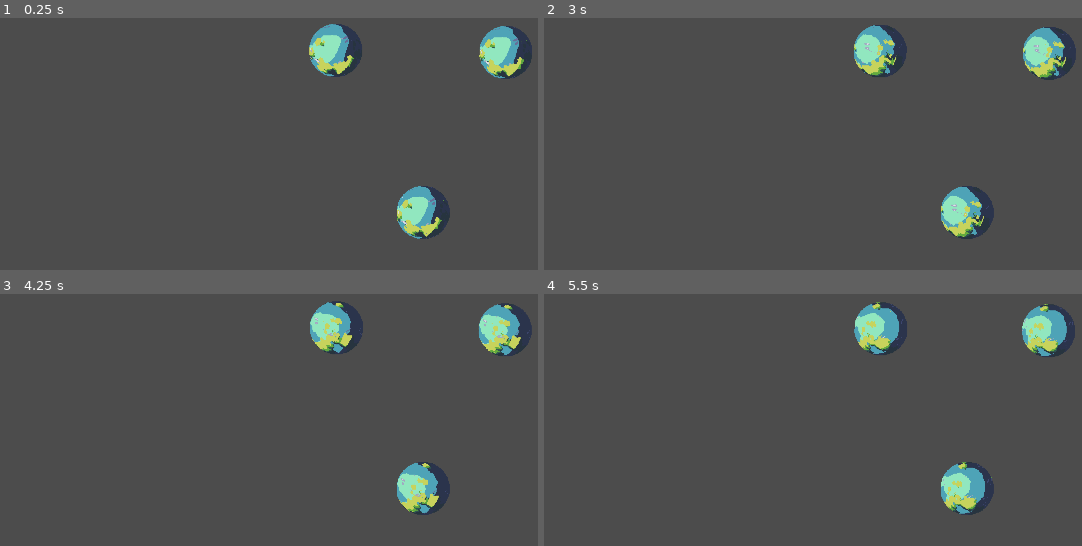
Above: before the commit, frames 1-4 (two rows, left to right).
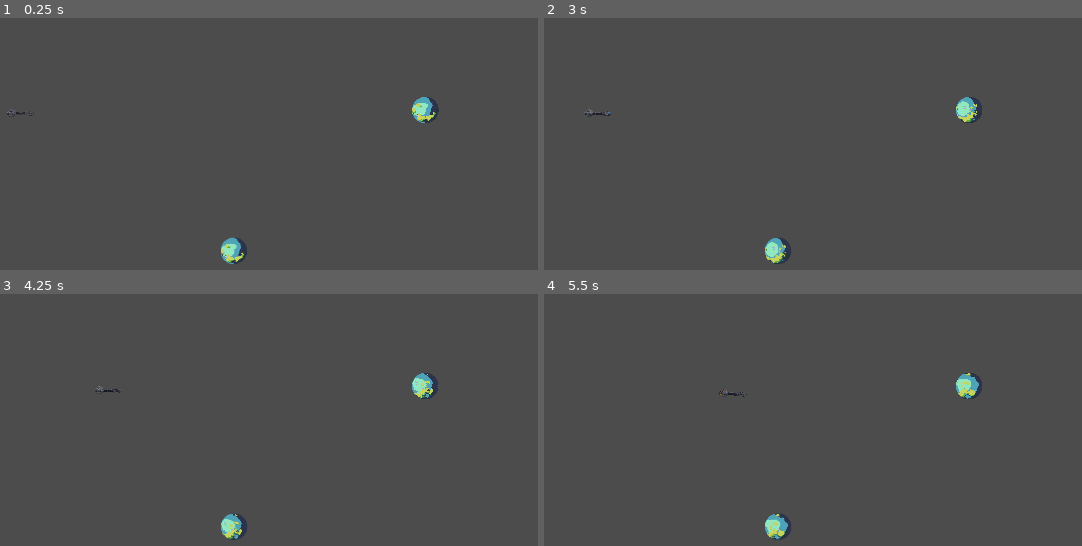
Above: after the commit, the same moments.

Repository: LucCornu1/ProtoGD
Game: Godot game, scene res://Scenes/Levels/DefaultLevel.tscn
Same seed, same stepped clock (60 frames per second), same inputs: the game is played once before the commit and once after it.
Inputs:
- Up to frame 1 (0.25 s): no input
- Up to frame 2 (3 s): tap Enter at 0.5 s; hold Space (player_forward, bound only after the commit) 0.53-1.28 s; hold Space (player_forward, bound only after the commit) from 2.03 s (still down)
- Up to frame 3 (4.25 s): release Space (player_forward, bound only after the commit) at 3.53 s
- Up to frame 4 (5.5 s): no input

The runs differ from the first frame. In frame 1, 5.7% of the frame differs, in the area x 1-99%, y 2-98%; in frame 2, 5.8%; in frame 3, 5.7%; in frame 4, 5.8%, in the area x 32-99%, y 3-98%.

Commit message:
[0.0.1] Added : Gravity and Player-ship

Diff:
--- a/Scenes/Actors/CelestialObjects/CelestialObject.gd
+++ b/Scenes/Actors/CelestialObjects/CelestialObject.gd
@@ -5,30 +5,23 @@
 func get_class() -> String: return "CelestialObject"
 
 # Export variables
+export(float, 0, 1000) var grav_scale = 1.0
 
 # Onready variables
 
 # Variables
-var _applied_force : Vector2 = Vector2(0.0, 0.0) setget set_applied_force, get_applied_force
 var attracting_bodies : Array = []
 
 
 #### ACCESSORS ####
-func set_applied_force(value : Vector2) -> void:
-	if value != _applied_force:
-		_applied_force = value
-		emit_signal("_applied_force_changed")
-
-func get_applied_force() -> Vector2:
-	return _applied_force
 
 
 #### BUILT-IN ####
 func _ready() -> void:
-	var __ = connect("_applied_force_changed", self, "_on_applied_force_changed")
+	pass
 
 func _physics_process(_delta : float) -> void:
-	_compute_forces(_delta)
+	_compute_gravity(_delta)
 #	_apply_movement()
 
 
@@ -36,14 +29,14 @@
 
 
 #### LOGIC ####
-# TO-DO : Fusionner l'ancienne version avec cette nouvelle version
-# Le niveau donne au personnage tous les objets attirant celui-ci
-func _compute_forces(_delta : float) -> void:
-	_applied_force = Vector2(0.0, 0.0)
+func _compute_gravity(_delta : float) -> void:
 	for body in attracting_bodies:
-		var force : float = body.grav_acc * ((body.mass * mass) / position.distance_squared_to(body.position))
+		var distance : float = position.distance_squared_to(body.position) #pow(distance, 0.88)
+		var force : float = Singleton.grav_const * ((body.mass * mass) / distance)
 		var direction : Vector2 = position.direction_to(body.position)
-		apply_central_impulse(force * direction * _delta * 100.0)
+		apply_central_impulse(force * direction * _delta * grav_scale)
+
+#	applied_force = applied_force.clamped(max_force_length)
 
 #func compute_gravity(object : CelestialObject) -> Vector2:
 #	return object.grav_acc * ((object.mass * mass) / position.distance_squared_to(object.position)) * position.direction_to(object.position)
@@ -52,5 +45,3 @@
 
 
 #### SIGNAL RESPONSES ####
-func _on_applied_force_changed() -> void:
-	pass
--- a/Scenes/Actors/CelestialObjects/CelestialObject.tscn
+++ b/Scenes/Actors/CelestialObjects/CelestialObject.tscn
@@ -3,7 +3,6 @@
 [ext_resource path="res://Scenes/Actors/CelestialObjects/CelestialObject.gd" type="Script" id=1]
 
 [node name="CelestialObject" type="RigidBody2D"]
-rotation = 0.00580548
 mass = 100.0
 script = ExtResource( 1 )
 
--- /dev/null
+++ b/Scenes/Actors/CelestialObjects/CharacterShip.gd
@@ -0,0 +1,79 @@
+extends CelestialObject
+class_name CharacterShip
+
+func is_class(value: String): return value == "CharacterShip" or .is_class(value)
+func get_class() -> String: return "CharacterShip"
+
+# Export variables
+export(float) var thruster_force = 1 setget set_thruster_force, get_thruster_force
+
+# Onready variables
+
+# Variables
+var _is_thrusting : int = 0
+
+
+#### ACCESSORS ####
+func set_thruster_force(new_value : float) -> void:
+	if new_value != thruster_force:
+		thruster_force = new_value
+		#emit_signal()
+
+func get_thruster_force() -> float:
+	return thruster_force
+
+
+#### BUILT-IN ####
+func _ready() -> void:
+	pass
+
+func _physics_process(_delta : float) -> void:
+	apply_movement(_delta)
+
+func _process(_delta : float) -> void:
+	turn_ship()
+
+
+#### VIRTUALS ####
+#func _compute_gravity(_delta : float) -> void:
+#	._compute_gravity(_delta)
+#
+#	print(self)
+#	for body in attracting_bodies:
+#		apply_torque_impulse(body.position.angle_to(position))
+
+#### LOGIC ####
+func apply_movement(_delta : float) -> void:
+	applied_force = applied_force.clamped(40.0)
+	applied_force = applied_force * transform.x
+
+func turn_ship() -> void:
+	rotation = linear_velocity.angle()
+
+
+#### INPUTS ####
+func _input(event : InputEvent) -> void:
+	if !event is InputEventKey:
+		return
+
+	var action_name : String = ""
+
+	if event.is_action_pressed("player_forward"):
+		action_name = "MoveForward_Pressed"
+
+	elif event.is_action_released("player_forward"):
+		action_name = "MoveForward_Released"
+
+	if action_name != "": action(action_name)
+
+func action(action_name : String) -> void:
+	match(action_name):
+		"MoveForward_Pressed":
+			add_central_force(transform.x * thruster_force)
+		"MoveForward_Released":
+			pass
+		_:
+			return
+
+
+#### SIGNAL RESPONSES ####
--- /dev/null
+++ b/Scenes/Actors/CelestialObjects/CharacterShip.tscn
@@ -0,0 +1,35 @@
+[gd_scene load_steps=7 format=2]
+
+[ext_resource path="res://Assets/Sprites/Ships/capital_ship_02.png" type="Texture" id=1]
+[ext_resource path="res://Scenes/Actors/CelestialObjects/CelestialObject.tscn" type="PackedScene" id=2]
+[ext_resource path="res://Scenes/Actors/CelestialObjects/CharacterShip.gd" type="Script" id=3]
+
+[sub_resource type="AtlasTexture" id=1]
+atlas = ExtResource( 1 )
+region = Rect2( 0, 0, 368, 112 )
+
+[sub_resource type="SpriteFrames" id=2]
+animations = [ {
+"frames": [ SubResource( 1 ) ],
+"loop": true,
+"name": "default",
+"speed": 5.0
+} ]
+
+[sub_resource type="CapsuleShape2D" id=3]
+radius = 8.88373
+height = 94.2073
+
+[node name="CharacterShip" instance=ExtResource( 2 )]
+mass = 1.0
+script = ExtResource( 3 )
+grav_scale = 1000.0
+thruster_force = 5.0
+
+[node name="AnimatedSprite" parent="." index="0"]
+scale = Vector2( 0.394951, 0.394951 )
+frames = SubResource( 2 )
+
+[node name="CollisionShape2D" parent="." index="1"]
+rotation = 1.5708
+shape = SubResource( 3 )
--- a/Scenes/Actors/CelestialObjects/Planets/BasePlanet.gd
+++ b/Scenes/Actors/CelestialObjects/Planets/BasePlanet.gd
@@ -5,7 +5,6 @@
 func get_class() -> String: return "BasePlanet"
 
 # Export variables
-export(float) var grav_acc = 9.81 setget set_grav_acc, get_grav_acc
 
 # Onready variables
 onready var gravity_well_node : Area2D = get_node("GravityWell")
@@ -14,20 +13,12 @@
 
 
 #### ACCESSORS ####
-func set_grav_acc(new_value : float) -> void:
-	if new_value != grav_acc:
-		grav_acc = new_value
-		#emit_signal()
-
-func get_grav_acc() -> float:
-	return grav_acc
 
 
 #### BUILT-IN ####
 func _ready() -> void:
-	._ready()
-
 	var __ = gravity_well_node.connect("body_entered", self, "_on_gravity_well_body_entered")
+	__ = gravity_well_node.connect("body_exited", self, "_on_gravity_well_body_exited")
 
 func _process(_delta : float) -> void:
 	pass
@@ -45,6 +36,10 @@
 #### SIGNAL RESPONSES ####
 func _on_gravity_well_body_entered(body : Node) -> void:
 	if is_instance_valid(body):
-		if body != self:
-			if body.is_class("CelestialObject"):
-				body.attracting_bodies.append(self)
+		if body != self and body.is_class("CelestialObject"):
+			body.attracting_bodies.append(self)
+
+func _on_gravity_well_body_exited(body : Node) -> void:
+	if is_instance_valid(body):
+		if body != self and body.is_class("CelestialObject"):
+			body.attracting_bodies.erase(self)
--- a/Scenes/Actors/CelestialObjects/Planets/BasePlanet.tscn
+++ b/Scenes/Actors/CelestialObjects/Planets/BasePlanet.tscn
@@ -2320,15 +2320,16 @@
 radius = 66.1211
 
 [sub_resource type="CircleShape2D" id=579]
-radius = 411.078
+radius = 1119.0
 
 [node name="BasePlanet" instance=ExtResource( 1 )]
 mass = 1.0
 script = ExtResource( 2 )
+grav_scale = 10.0
 
 [node name="AnimatedSprite" parent="." index="0"]
 frames = SubResource( 577 )
-frame = 471
+frame = 457
 
 [node name="CollisionShape2D" parent="." index="1"]
 shape = SubResource( 578 )
--- a/Scenes/Levels/DefaultLevel.tscn
+++ b/Scenes/Levels/DefaultLevel.tscn
@@ -1,25 +1,31 @@
-[gd_scene load_steps=3 format=2]
+[gd_scene load_steps=4 format=2]
 
 [ext_resource path="res://Scenes/Levels/DefaultLevel.gd" type="Script" id=1]
+[ext_resource path="res://Scenes/Actors/CelestialObjects/CharacterShip.tscn" type="PackedScene" id=2]
 [ext_resource path="res://Scenes/Actors/CelestialObjects/Planets/BasePlanet.tscn" type="PackedScene" id=3]
 
 [node name="DefaultLevel" type="Node2D"]
 script = ExtResource( 1 )
 
+[node name="CharacterShip" parent="." instance=ExtResource( 2 )]
+position = Vector2( -852, 470 )
+rotation = 0.011611
+mass = 0.1
+
 [node name="YSort" type="YSort" parent="."]
 sort_enabled = false
 
 [node name="BasePlanet" parent="YSort" instance=ExtResource( 3 )]
-position = Vector2( 1021, 744 )
-mass = 100.0
+position = Vector2( 173, 1133 )
+rotation = 0.00580548
+mass = 1000.0
 
 [node name="BasePlanet2" parent="YSort" instance=ExtResource( 3 )]
-position = Vector2( 811, 354 )
-
-[node name="BasePlanet3" parent="YSort" instance=ExtResource( 3 )]
-position = Vector2( 1220, 359 )
-rotation = 0.011611
+position = Vector2( 1093, 455 )
+rotation = 0.00580548
+mass = 3000.0
 
 [node name="Camera2D" type="Camera2D" parent="."]
 position = Vector2( 960, 540 )
 current = true
+zoom = Vector2( 2, 2 )
--- /dev/null
+++ b/Scripts&Ressources/Singleton.gd
@@ -0,0 +1,32 @@
+extends Node
+
+func is_class(value: String): return value == "Singleton" or .is_class(value)
+func get_class() -> String: return "Singleton"
+
+# Export variables
+
+# Onready variables
+
+# Variables
+var game_speed : Dictionary = {STOP = 0, SLOW = 0.5, NORMAL = 1, FAST = 2, FOCUS = 4}
+var curr_game_speed : float = game_speed.NORMAL
+
+const grav_const : float = 6.67
+
+#### ACCESSORS ####
+
+
+#### BUILT-IN ####
+
+
+
+#### VIRTUALS ####
+
+
+#### LOGIC ####
+
+
+#### INPUTS ####
+
+
+#### SIGNAL RESPONSES ####
--- a/project.godot
+++ b/project.godot
@@ -19,6 +19,11 @@
 "language": "GDScript",
 "path": "res://Scenes/Actors/CelestialObjects/CelestialObject.gd"
 }, {
+"base": "CelestialObject",
+"class": "CharacterShip",
+"language": "GDScript",
+"path": "res://Scenes/Actors/CelestialObjects/CharacterShip.gd"
+}, {
 "base": "Node2D",
 "class": "DefaultLevel",
 "language": "GDScript",
@@ -27,6 +32,7 @@
 _global_script_class_icons={
 "BasePlanet": "",
 "CelestialObject": "",
+"CharacterShip": "",
 "DefaultLevel": ""
 }
 
@@ -36,11 +42,25 @@
 run/main_scene="res://Scenes/Levels/DefaultLevel.tscn"
 config/icon="res://icon.png"
 
+[autoload]
+
+Singleton="*res://Scripts&Ressources/Singleton.gd"
+
 [display]
 
 window/size/width=1920
 window/size/height=1080
 window/size/fullscreen=true
+
+[input]
+
+player_forward={
+"deadzone": 0.51,
+"events": [ Object(InputEventKey,"resource_local_to_scene":false,"resource_name":"","device":0,"alt":false,"shift":false,"control":false,"meta":false,"command":false,"pressed":false,"scancode":0,"physical_scancode":32,"unicode":0,"echo":false,"script":null)
+, Object(InputEventKey,"resource_local_to_scene":false,"resource_name":"","device":0,"alt":false,"shift":false,"control":false,"meta":false,"command":false,"pressed":false,"scancode":0,"physical_scancode":87,"unicode":0,"echo":false,"script":null)
+, Object(InputEventKey,"resource_local_to_scene":false,"resource_name":"","device":0,"alt":false,"shift":false,"control":false,"meta":false,"command":false,"pressed":false,"scancode":32,"physical_scancode":0,"unicode":0,"echo":false,"script":null)
+ ]
+}
 
 [physics]
 
Binary file added: Assets/Sprites/Ships/all.png
Not shown, added: Assets/Sprites/Ships/all.png.import
Binary file added: Assets/Sprites/Ships/all_2x.png
Not shown, added: Assets/Sprites/Ships/all_2x.png.import
Binary file added: Assets/Sprites/Ships/capital_ship_01.png
Not shown, added: Assets/Sprites/Ships/capital_ship_01.png.import
Binary file added: Assets/Sprites/Ships/capital_ship_02.png
Not shown, added: Assets/Sprites/Ships/capital_ship_02.png.import
Binary file added: Assets/Sprites/Ships/capital_ship_03.png
Not shown, added: Assets/Sprites/Ships/capital_ship_03.png.import
Binary file added: Assets/Sprites/Ships/capital_ship_04.png
Not shown, added: Assets/Sprites/Ships/capital_ship_04.png.import
(and 11 more such lines)
